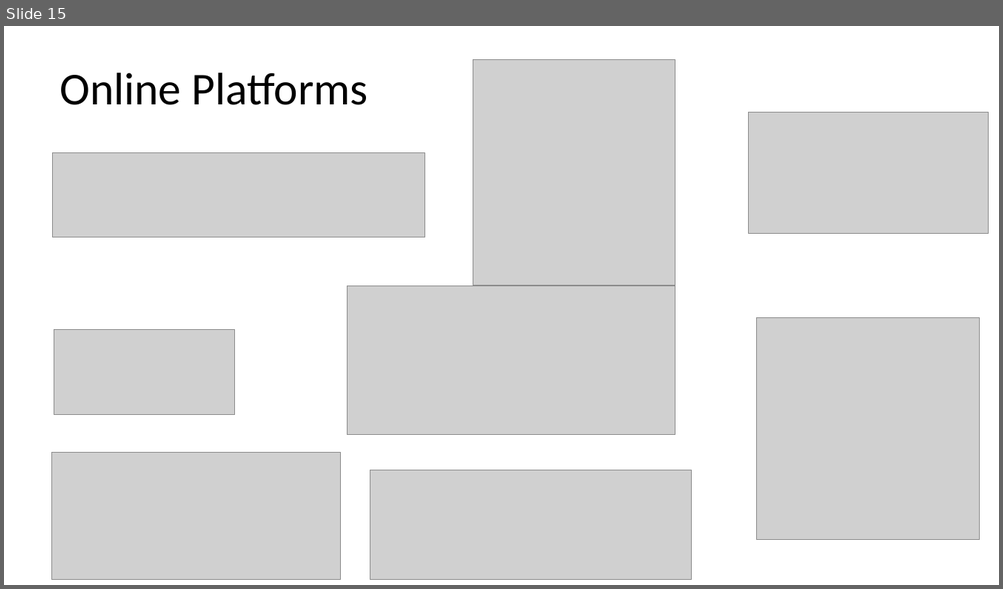
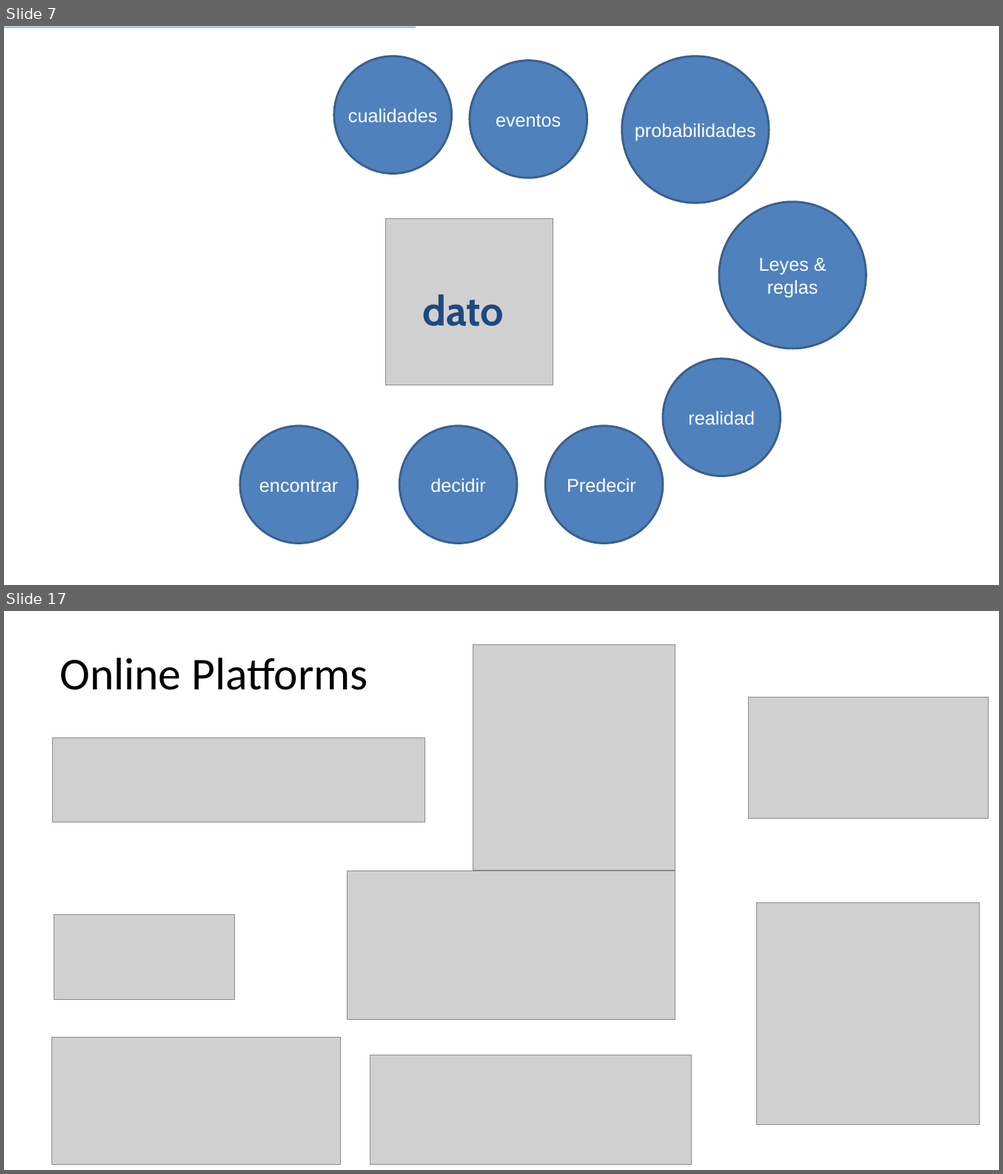
Before and after one commit to G94/CodeHunters_IntroduccionDS_01, a slide deck: Introducción al Análisis de Datos - 01.pptx. Shown one above the other, each under a label of ours: slide 15 before the commit, slides 7 and 17 after it; the slides between them are not shown. The pictures are 1003x589 and 1003x1174 pixels, drawn with LibreOffice and Linux fonts; fonts in the diff are those of the drawing; grey boxes stand for pictures. Boxes give left, top, right and bottom in pixels: in the first picture for what was removed or moved away, otherwise in the second. Text is boxed around its words. In the diff, an @@ line names an element or a change of style, - is before the commit and + after.

```diff
--- a/Introducción al Análisis de Datos - 01.pptx
+++ b/Introducción al Análisis de Datos - 01.pptx
@@ slide 7 added at (4, 26, 999, 585), background #FFFFFF @@
@@ line added from (4, 27) to (415, 27), #4B7EBC 0.75 pt @@
@@ ellipse added at (334, 56, 451, 173), fill #4F81BD, outline #3A5F8C 2 pt, 18 pt, text #FFFFFF @@
+cualidades
@@ ellipse added at (469, 60, 586, 178), fill #4F81BD, outline #3A5F8C 2 pt, 18 pt, text #FFFFFF @@
+eventos
@@ ellipse added at (622, 56, 768, 203), fill #4F81BD, outline #3A5F8C 2 pt, 18 pt, text #FFFFFF @@
+probabilidades
@@ ellipse added at (719, 202, 866, 349), fill #4F81BD, outline #3A5F8C 2 pt, 18 pt, text #FFFFFF @@
+Leyes & reglas
@@ picture added at (386, 218, 553, 386) @@
@@ title added at (422, 295, 504, 326), 40 pt, text #1F497D, bold @@
+dato
@@ ellipse added at (663, 359, 780, 476), fill #4F81BD, outline #3A5F8C 2 pt, 18 pt, text #FFFFFF @@
+realidad
@@ ellipse added at (240, 426, 357, 543), fill #4F81BD, outline #3A5F8C 2 pt, 18 pt, text #FFFFFF @@
+encontrar
@@ ellipse added at (399, 426, 517, 543), fill #4F81BD, outline #3A5F8C 2 pt, 18 pt, text #FFFFFF @@
+decidir
@@ ellipse added at (545, 426, 662, 543), fill #4F81BD, outline #3A5F8C 2 pt, 18 pt, text #FFFFFF @@
+Predecir
@@ what was slide 15 is now slide 17 @@
```
Also in this commit, not shown: 10 slides changed, 7 other slides added, 5 slides removed, 1 other file.
